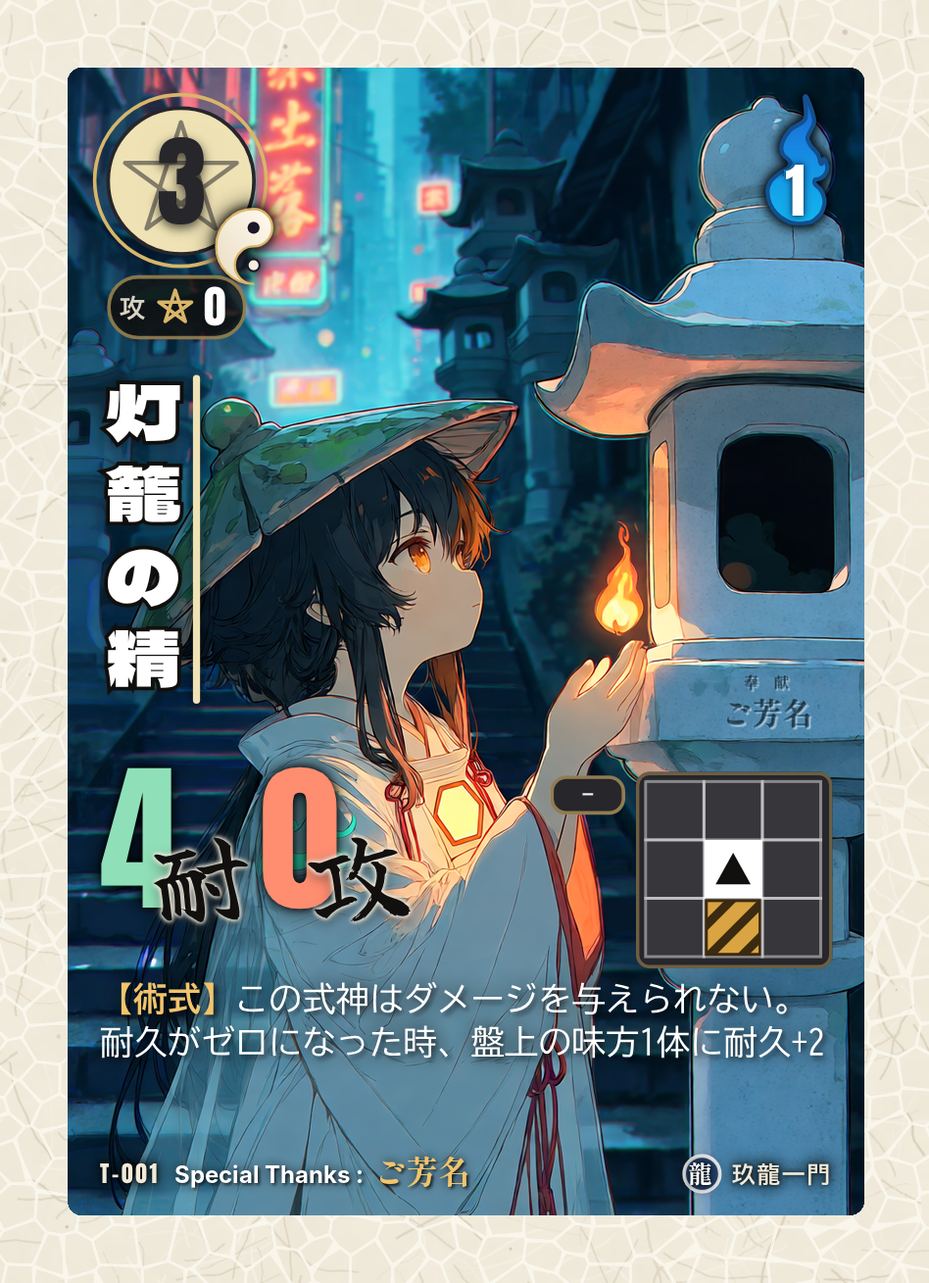
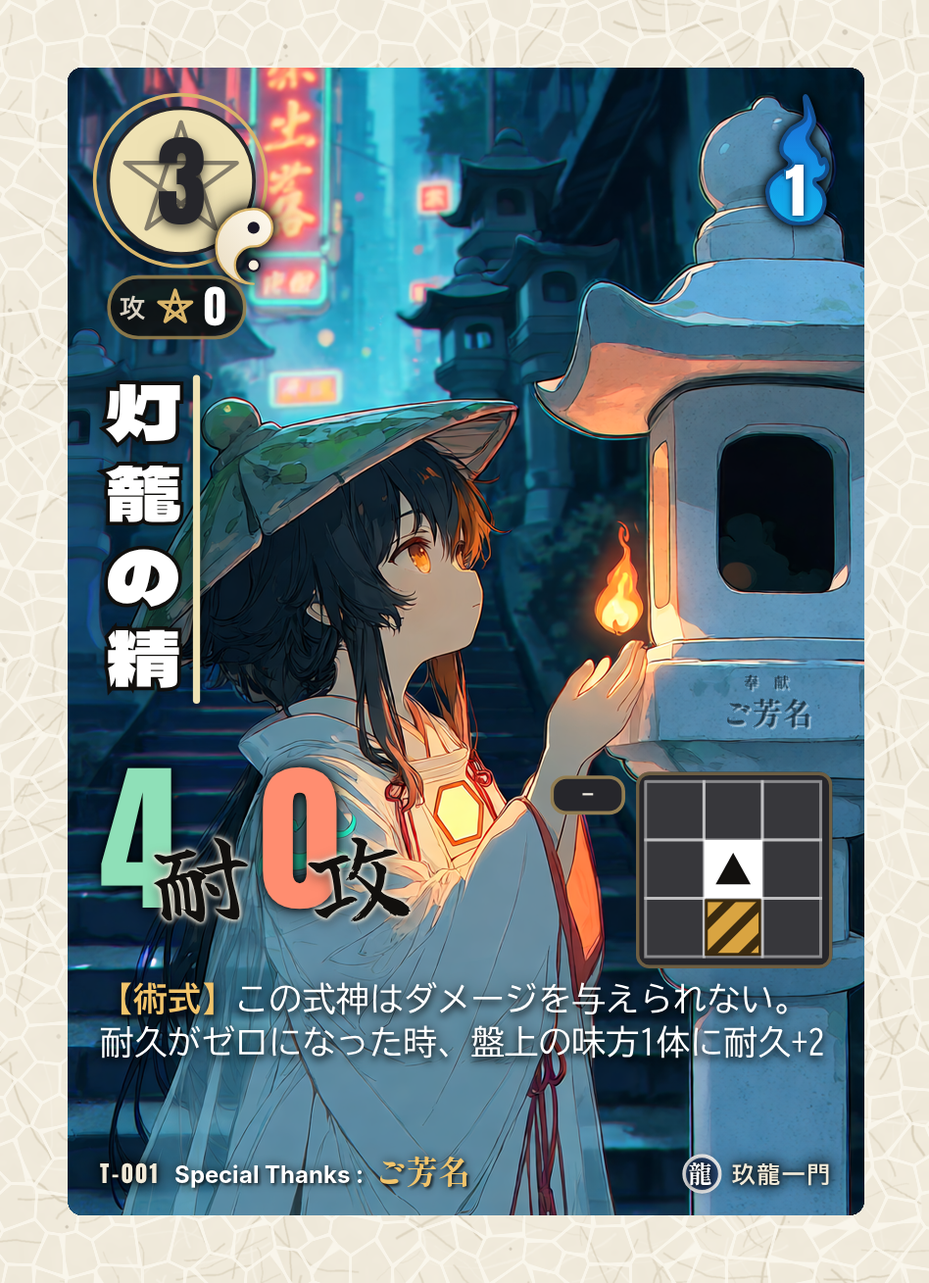
Revision of a layered 929×1283 image; what changed, layer by layer:
removed layer "11_効果文_白文字と影" over bbox(87, 970, 835, 1072)
added layer "11c_効果文_白文字(影なし)" above "11b_効果文の影_内側(0 1px 2px 黒90%)" over bbox(99, 981, 824, 1059)
added layer "11b_効果文の影_内側(0 1px 2px 黒90%)" (90%) above "11a_効果文の影_外側(0 0 4px 黒60%)" over bbox(92, 976, 831, 1070)
added layer "11a_効果文の影_外側(0 0 4px 黒60%)" (60%) above "10_間合" over bbox(87, 970, 835, 1072)
